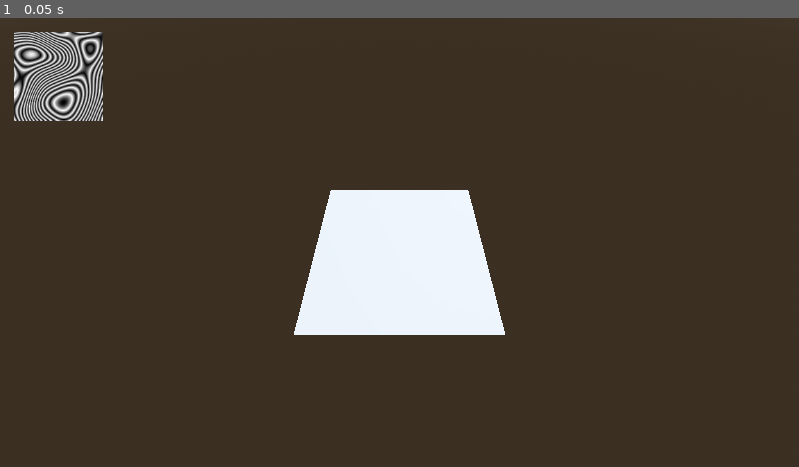
Above: before the commit, frame 1.
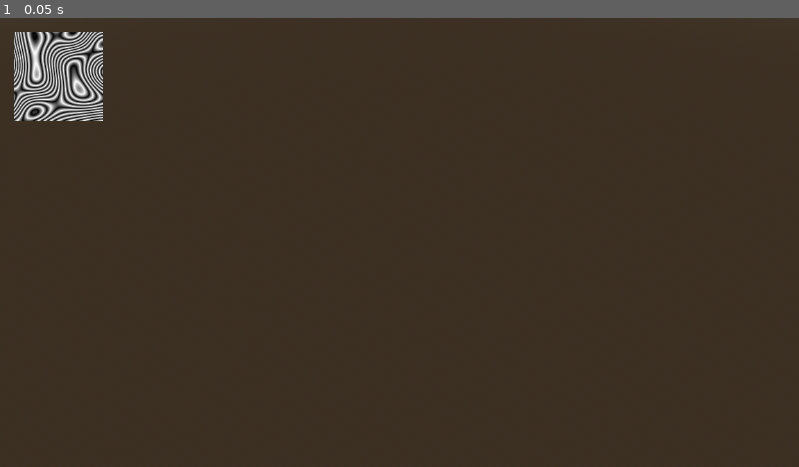
Above: after the commit, the same moment.

Repository: schonewillejacob/terrain_from_noise
Game: Godot game, scene res://main/main.tscn
The game is run twice, just before and just after one commit, with the same random seed, the same clock (stepped at 60 frames per second) and the same inputs.
Inputs:
- Up to frame 1 (0.05 s): no input

The runs differ from the first frame. In frame 1, 8.8% of the frame differs, in the area x 1-64%, y 3-71%.

Commit message:
setup for two row approach. removed chunk object

Diff:
--- a/landscape/chunk.gd
+++ /dev/null
@@ -1,13 +0,0 @@
-extends MeshInstance3D
-# displays heights
-# provides simple mechanism for changing vertex heights.
-
-
-
-# VIRTUALS ####################################################
-
-
-
-# HELPERS #####################################################
-func set_quadmesh_vertex_heights(_uv_map : Image) -> void:
-	pass
--- a/landscape/chunk.tscn
+++ /dev/null
@@ -1,11 +0,0 @@
-[gd_scene load_steps=3 format=3 uid="uid://b8yvn1c5677i2"]
-
-[ext_resource type="Script" path="res://landscape/chunk.gd" id="1_x5wn6"]
-
-[sub_resource type="QuadMesh" id="QuadMesh_un3n4"]
-size = Vector2(2, 2)
-orientation = 1
-
-[node name="Chunk" type="MeshInstance3D"]
-mesh = SubResource("QuadMesh_un3n4")
-script = ExtResource("1_x5wn6")
--- a/main/main.gd
+++ b/main/main.gd
@@ -4,14 +4,13 @@
 
 
 
-@export var uv_height = 128
-@export var uv_width = 128
-@export var quadmesh_grid_x = 2
-@export var quadmesh_grid_z = 2
+@export var noise_texture_height = 128
+@export var noise_texture_width = 128
+@export var quadmesh_grid_side_length = 2
 var quadmesh_size : Vector2
-var uv_map : Image
+var height_map : Image
 
-@onready var node_chunk_collection = $ChunkCollection
+@onready var node_chunk_collection = $Landscape
 @onready var node_camera = $Camera3D
 @onready var node_noise_preview = $UI/NoisePreview
 
@@ -19,41 +18,31 @@
 
 # VIRTUALS ####################################################
 func _ready() -> void:
-	# Packs the chunk scene
-	var _scene_chunk = load("res://landscape/chunk.tscn")
+	# generate noise UV
+	height_map = create_height_map()
 
-	# retrieve chunk scene size
-	var _inst_size_chunk = _scene_chunk.instantiate()
-	quadmesh_size = _inst_size_chunk.mesh.size
-	_inst_size_chunk.queue_free()
-
-	# generate noise UV
-	uv_map = create_uv_map()
+	# use a two-row approach to set vertex heights.
+	#	the length of these row should be the grid side-length + 1
+	var _vertex_row_even = []
+	var _vertex_row_odd = []
 
 	# dynamically add, map, and adjust vertex of QuadMesh grid
-	for _x in quadmesh_grid_x:
-		for _z in quadmesh_grid_z:
+	for _x in quadmesh_grid_side_length:
+		for _z in quadmesh_grid_side_length:
 			print("QuadMesh %s, %s. Raising by Vertex matrix: <placeholder>" % [_x, _z])
-			var _instance_chunk = _scene_chunk.instantiate()
 
-			#_instance_chunk.mesh.uv = Vector2(_x, _z)
-			_instance_chunk.position = Vector3(_x*quadmesh_size.x, 0, _z*quadmesh_size.y)
 
-			node_chunk_collection.add_child(_instance_chunk)
-
-	# adjust camera position dynamically, position preview Sprite3D in view.
-	var _camera_pos_x = (0.5 * quadmesh_size.x * quadmesh_grid_x) - (0.5 * quadmesh_size.x)
-	var _camera_pos_y = node_camera.position.y
-	var _camera_pos_z = quadmesh_size.y * quadmesh_grid_z
-	node_camera.position = Vector3(_camera_pos_x, _camera_pos_y, _camera_pos_z)
-	node_noise_preview.texture = ImageTexture.create_from_image(uv_map)
+	# set noise preview
+	node_noise_preview.texture = ImageTexture.create_from_image(height_map)
 
 
 
 # HELPERS #####################################################
-func create_uv_map() -> Image:
+func create_height_map() -> Image:
 	# goal: long, thin cells.
 	var _noise = FastNoiseLite.new()
+	randomize()
+	_noise.seed = randf() * 10_000_000 # set seed to a random integer from 0 - 9,999,999
 
 	# NOISE CONFIGS
 	_noise.cellular_distance_function = 2
@@ -66,6 +55,10 @@
 	_noise.fractal_ping_pong_strength = 16
 	# /NOISE CONFIGS
 
-	var _noise_image = _noise.get_image(uv_height,uv_width) # no point in this being seamless, as the heightmap won't be tiled.
+	var _noise_image = _noise.get_image(noise_texture_height,noise_texture_width) # no point in this being seamless, as the heightmap won't be tiled.
 
 	return _noise_image
+
+func set_row_from_heightmap():
+	# get seed
+	pass
--- a/main/main.tscn
+++ b/main/main.tscn
@@ -29,7 +29,7 @@
 transform = Transform3D(1, 0, 0, 0, 0.573576, 0.819152, 0, -0.819152, 0.573576, -7.62939e-06, 4.47239, 3.44633)
 fov = 90.0
 
-[node name="ChunkCollection" type="Node3D" parent="."]
+[node name="Landscape" type="Node3D" parent="."]
 
 [node name="UI" type="Control" parent="."]
 layout_mode = 3
